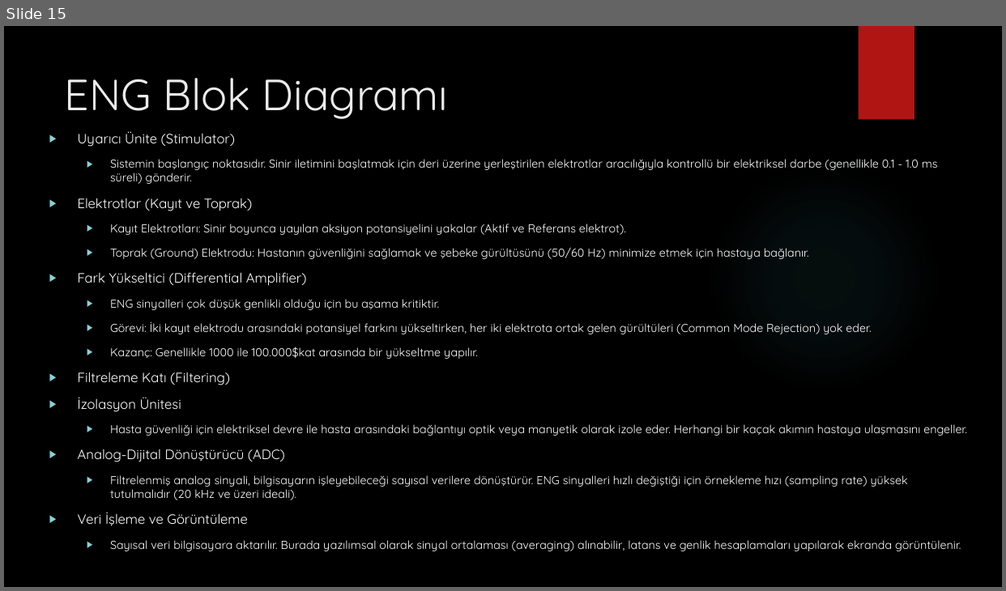
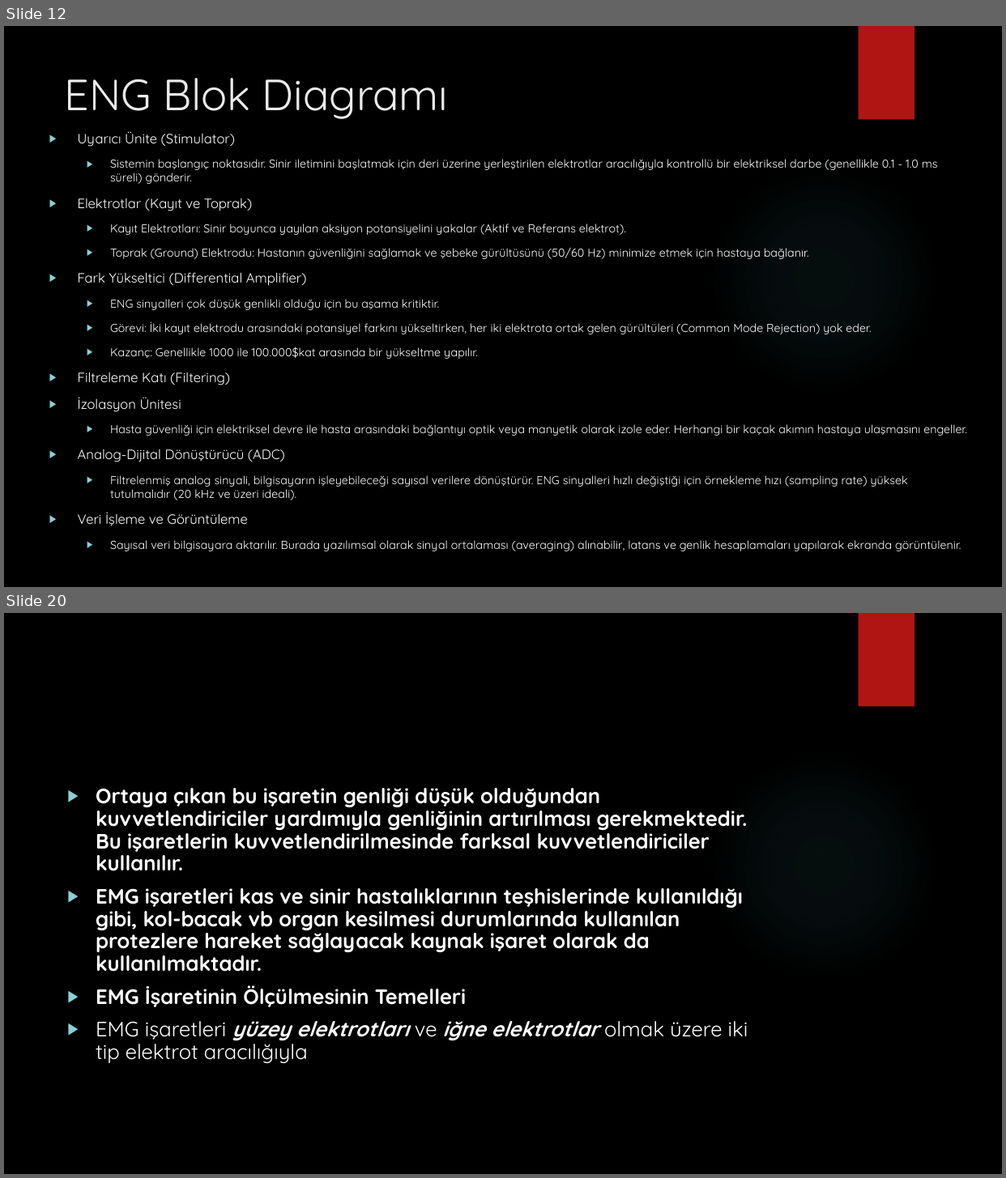
Before and after one commit to karakasmf/Introduction-to-BME, a slide deck: elektronörogram.pptx. Shown one above the other, each under a label of ours: slide 15 before the commit, slides 12 and 20 after it; the slides between them are not shown. The pictures are 1006x591 and 1006x1178 pixels, drawn with LibreOffice and Linux fonts; fonts in the diff are those of the drawing; background and template pictures are left out. Boxes give left, top, right and bottom in pixels: in the first picture for what was removed or moved away, otherwise in the second. Text is boxed around its words. In the diff, an @@ line names an element or a change of style, - is before the commit and + after.

```diff
--- a/elektronörogram.pptx
+++ b/elektronörogram.pptx
@@ slide 20 added at [4, 613, 1002, 1174], background picture (left out); not listed: 2 template elements that a slide beside it also shows @@
@@ text added at [96, 788, 748, 1063], 20 pt, text #FFFFFF, bold @@
+▶ Ortaya çıkan bu işaretin genliği düşük olduğundan kuvvetlendiriciler yardımıyla genliğinin artırılması gerekmektedir. Bu işaretlerin kuvvetlendirilmesinde farksal kuvvetlendiriciler kullanılır.
+▶ EMG işaretleri kas ve sinir hastalıklarının teşhislerinde kullanıldığı gibi, kol-bacak vb organ kesilmesi durumlarında kullanılan protezlere hareket sağlayacak kaynak işaret olarak da kullanılmaktadır.
+▶ EMG İşaretinin Ölçülmesinin Temelleri
+▶ EMG işaretleri yüzey elektrotları ve iğne elektrotlar olmak üzere iki tip elektrot aracılığıyla
@@ what was slide 15 is now slide 12 @@
```
Also in this commit, not shown: 13 other slides added, 4 slides removed, 1 other file.
